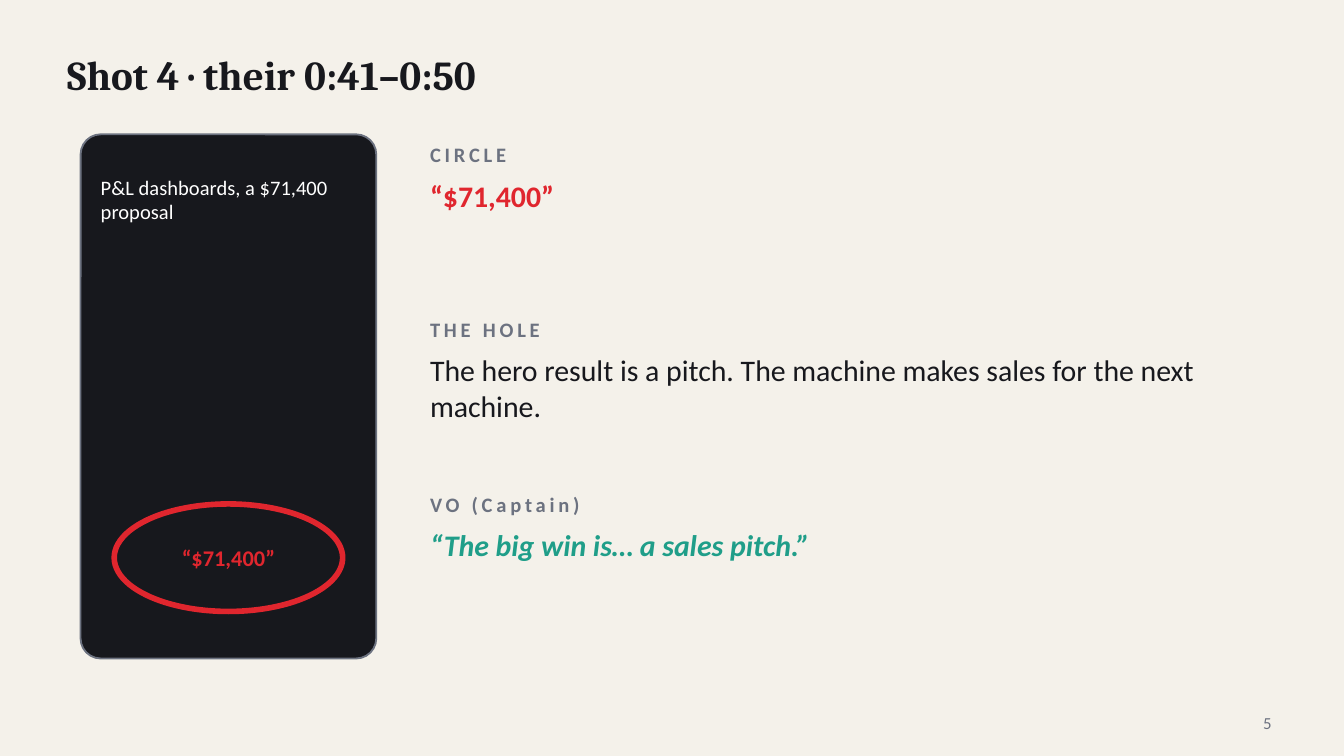
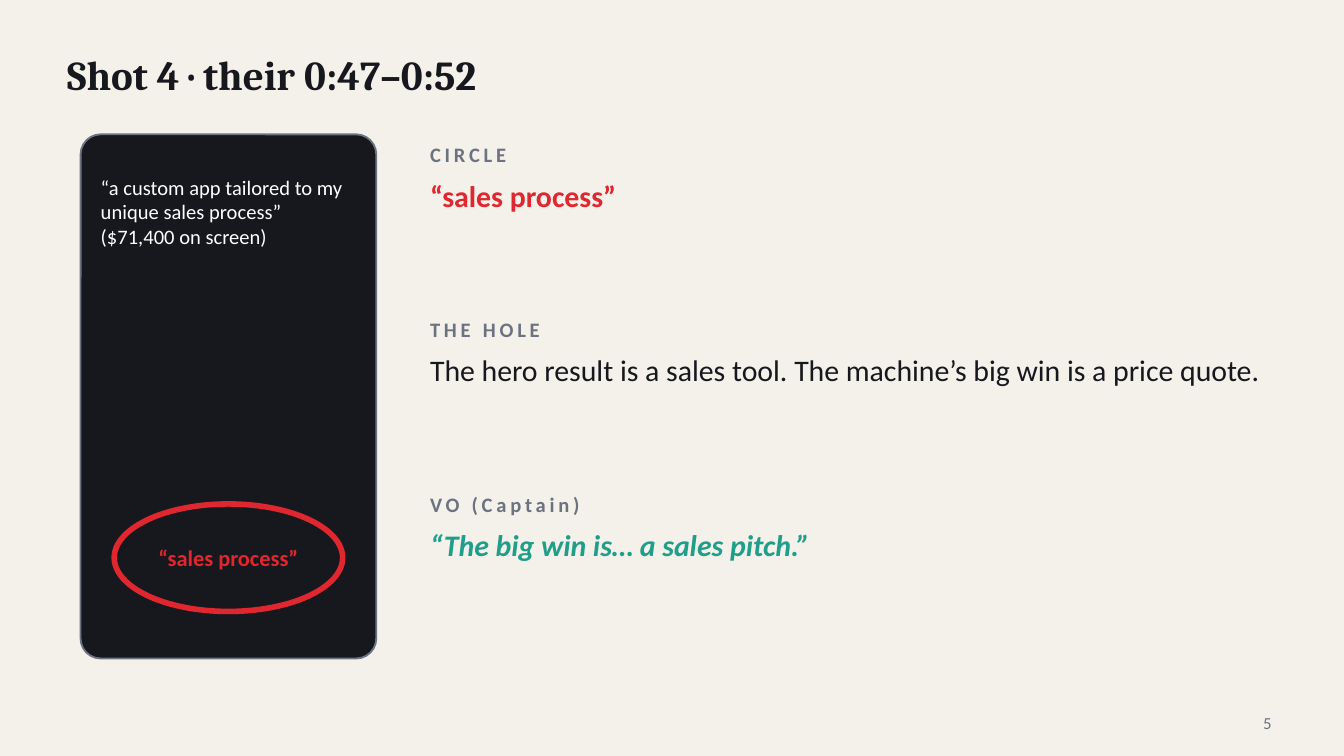
Before and after one commit to asaaab/asaaab.com, a slide deck: slide 5 of whimzmaxx/decks/The-Diary.pptx. Drawn at 1344x756 pixels with LibreOffice and Linux fonts; fonts in the diff are those of the drawing. Boxes give left, top, right and bottom in pixels: in the first picture for what was removed or moved away, otherwise in the second. Text is boxed around its words. In the diff, an @@ line names an element or a change of style, - is before the commit and + after.

```diff
--- a/whimzmaxx/decks/The-Diary.pptx
+++ b/whimzmaxx/decks/The-Diary.pptx
@@ text at (67, 61, 476, 91): text changed @@
-Shot 4 · their 0:41–0:50
+Shot 4 · their 0:47–0:52
@@ text at (101, 180, 342, 247): text changed @@
-P&L dashboards, a $71,400 proposal
+“a custom app tailored to my unique sales process” ($71,400 on screen)
@@ text at (430, 185, 616, 212): text changed @@
-“$71,400”
+“sales process”
@@ text at (430, 360, 1259, 386): text changed @@
-The hero result is a pitch. The machine makes sales for the next machine.
+The hero result is a sales tool. The machine’s big win is a price quote.
@@ text at (158, 549, 298, 570): text changed @@
-“$71,400”
+“sales process”
```
Also in this commit, not shown: 8 other slides changed, 2 other files.
